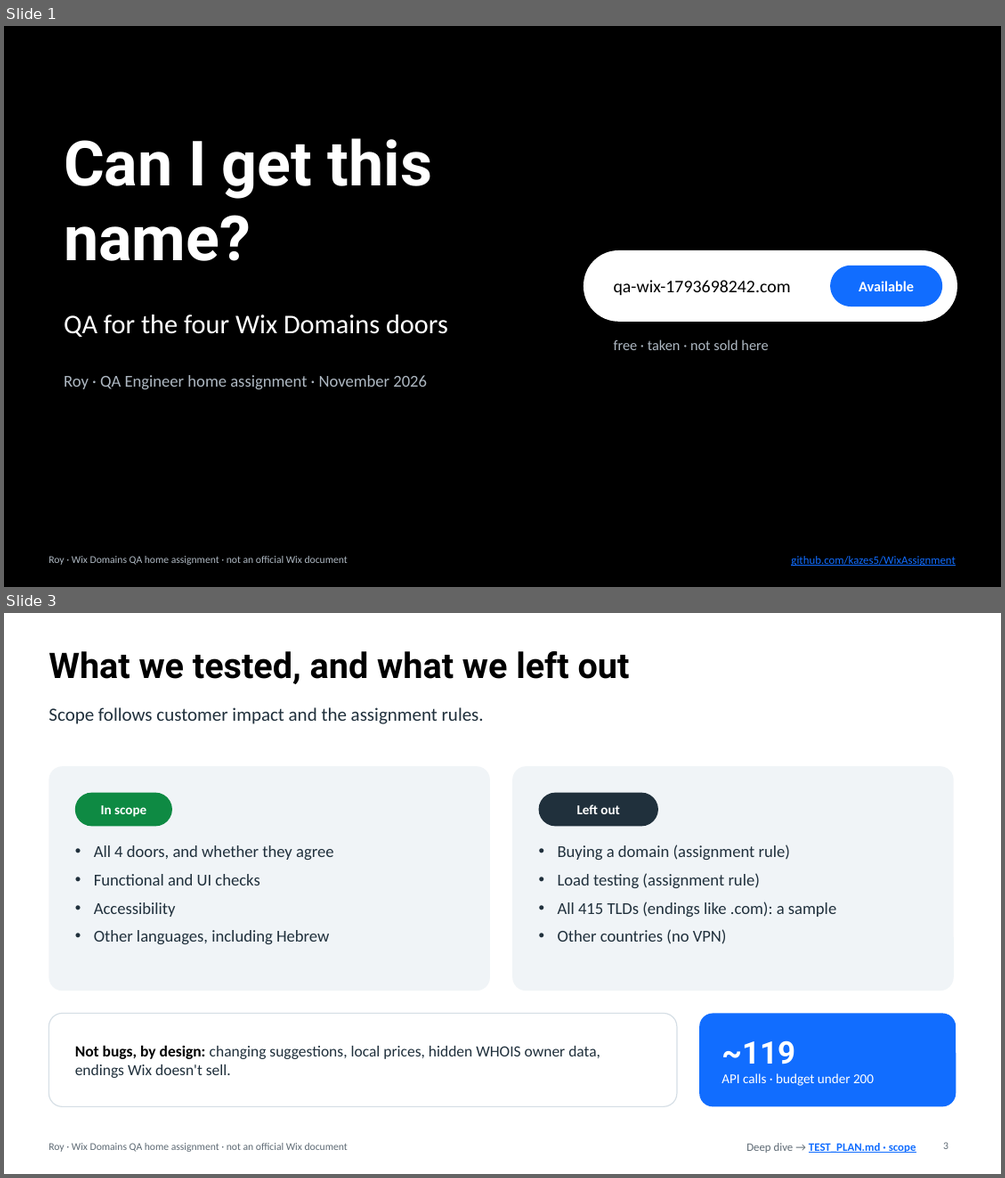
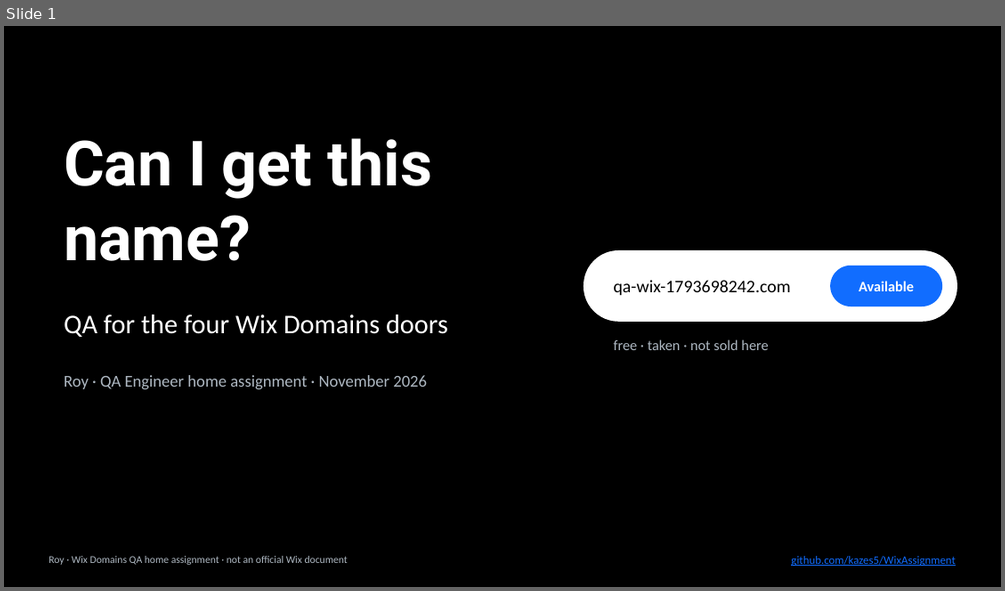
Before and after one commit to kazes5/WixAssignment, a slide deck: presentation/WixDomains_QA.pptx. Shown one above the other, each under a label of ours: slides 1 and 3 before the commit, slide 1 after it; the slides between them are not shown. The pictures are 1005x1178 and 1005x591 pixels, drawn with LibreOffice and Linux fonts; fonts in the diff are those of the drawing. Boxes give left, top, right and bottom in pixels: in the first picture for what was removed or moved away, otherwise in the second. Text is boxed around its words. In the diff, an @@ line names an element or a change of style, - is before the commit and + after.

```diff
--- a/presentation/WixDomains_QA.pptx
+++ b/presentation/WixDomains_QA.pptx
@@ slide 3 removed at [4,613,1001,1174], background #FFFFFF @@
@@ title removed at [48,651,630,684] @@
-What we tested, and what we left out
@@ text removed at [48,707,484,724] @@
-Scope follows customer impact and the assignment rules.
@@ rounded rectangle removed at [48,766,490,990] @@
@@ rounded rectangle removed at [512,766,954,990] @@
@@ rounded rectangle removed at [75,793,172,826] @@
@@ rounded rectangle removed at [539,793,658,826] @@
@@ text removed at [101,805,146,817] @@
-In scope
@@ text removed at [577,804,619,814] @@
-Left out
@@ text removed at [94,845,333,944] @@
-• All 4 doors, and whether they agree
-• Functional and UI checks
-• Accessibility
-• Other languages, including Hebrew
@@ text removed at [558,844,836,944] @@
-• Buying a domain (assignment rule)
-• Load testing (assignment rule)
-• All 415 TLDs (endings like .com): a sample
-• Other countries (no VPN)
@@ rounded rectangle removed at [48,1013,677,1107] @@
@@ rounded rectangle removed at [699,1013,956,1107] @@
@@ text removed at [75,1045,600,1078] @@
-Not bugs, by design: changing suggestions, local prices, hidden WHOIS owner data, endings Wix doesn't sell.
@@ text removed at [721,1040,874,1086] @@
-~119
-API calls · budget under 200
@@ text removed at [48,1143,348,1151] @@
-Roy · Wix Domains QA home assignment · not an official Wix document
@@ text removed at [746,1143,916,1152] @@
-Deep dive → TEST_PLAN.md · scope
@@ page number removed at [943,1142,948,1149] @@
-3
```
Also in this commit, not shown: 5 slides changed, 9 slides added, 7 other slides removed, 4 other files.
